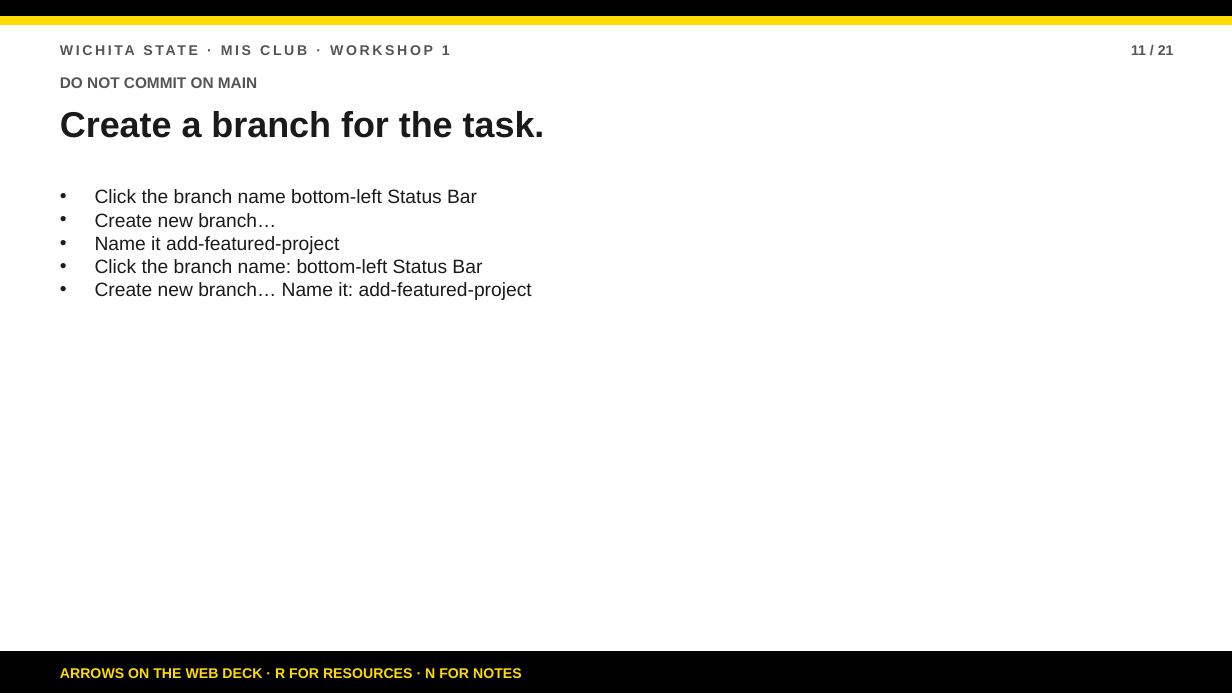
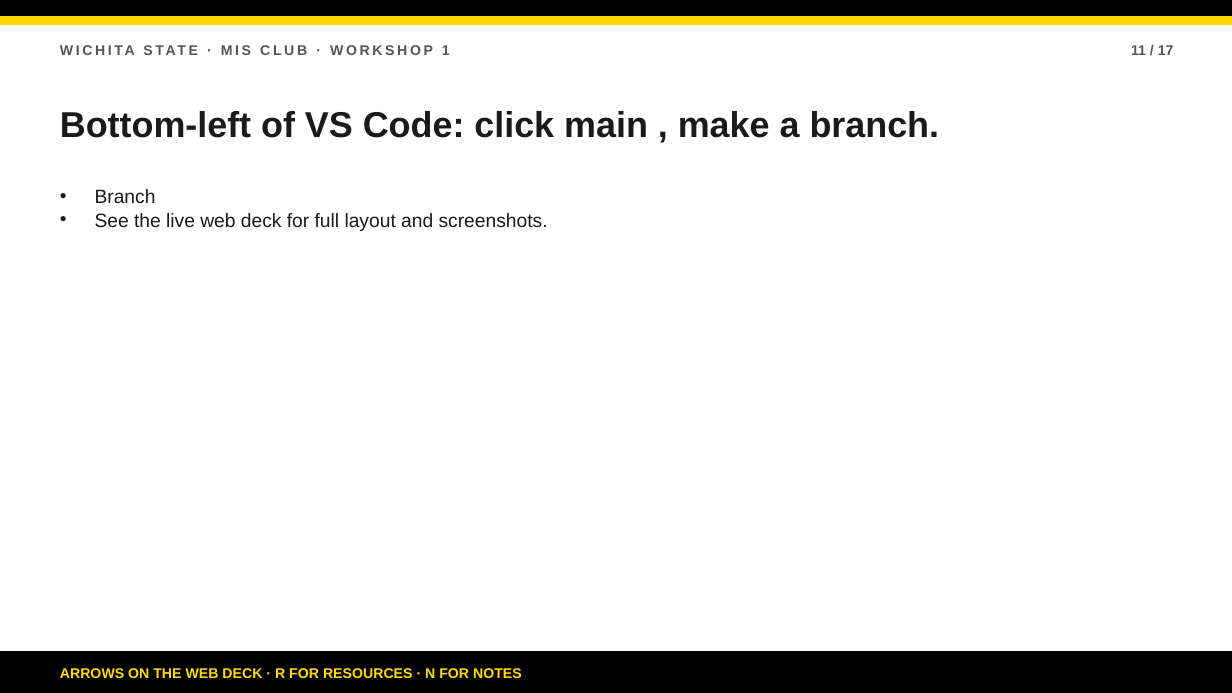
Before and after one commit to bsbcyber/workshop-site, a slide deck: slide 11 of downloads/workshop-1-presentation.pptx. Drawn at 1232x693 pixels with LibreOffice and Linux fonts; fonts in the diff are those of the drawing. Boxes give left, top, right and bottom in pixels: in the first picture for what was removed or moved away, otherwise in the second. Text is boxed around its words. In the diff, an @@ line names an element or a change of style, - is before the commit and + after.

```diff
--- a/downloads/workshop-1-presentation.pptx
+++ b/downloads/workshop-1-presentation.pptx
@@ text at (1131, 45, 1174, 55): text changed @@
-11 / 21
+11 / 17
@@ text removed at (60, 77, 257, 88) @@
-DO NOT COMMIT ON MAIN
@@ text at (60, 111, 940, 138): text changed @@
-Create a branch for the task.
+Bottom-left of VS Code: click main , make a branch.
@@ text removed at (95, 189, 532, 300) @@
-• Click the branch name bottom-left Status Bar
-• Create new branch…
-• Name it add-featured-project
-• Click the branch name: bottom-left Status Bar
-• Create new branch… Name it: add-featured-project
@@ text added at (95, 189, 548, 231), 15 pt, text #1A1A1A @@
+• Branch
+• See the live web deck for full layout and screenshots.
```
Also in this commit, not shown: 15 other slides changed, 1 slide added, 5 slides removed, 9 other files.
